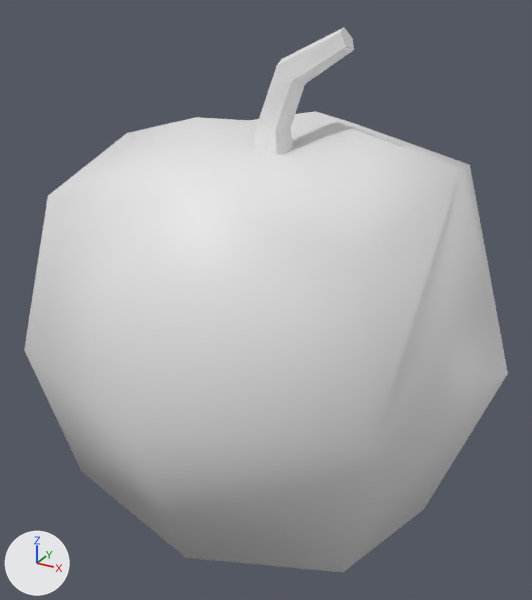
Two versions of the Blender file Assets/_Project/Content/Store/Models/apple.blend, one commit apart.
Both versions are drawn from a camera (50 mm lens) standing at (0.559, -1.047, 0.557) and looking at (-0.009, -0.014, 0.041). The lights are fixed; the arrows at lower left show +X, +Y and +Z.

Objects in the first picture: 'apple'.
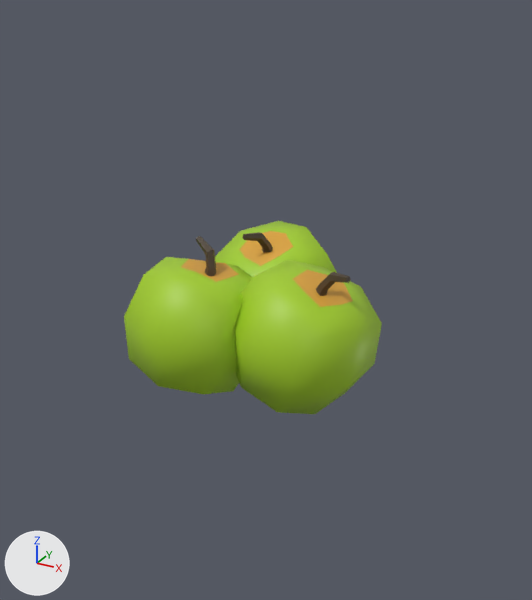
Location of each change, [x1, y1, x2, y2] in pixels of the pictures (532 x 600 px; the box of a moved part takes in the faces that stretch with it):
'apple', reshaped (47% narrower, 64% shorter): before [24, 28, 508, 572]; after [124, 221, 382, 414]
part 1 of me_cube_001, moved or reshaped: before [24, 111, 508, 572]; after [234, 260, 382, 414]
part 2 of me_cube_001, moved or reshaped: before [254, 28, 354, 155]; after [316, 272, 351, 296]
part 3 of me_cube_001, added: after [215, 221, 337, 277]
part 4 of me_cube_001, added: after [243, 232, 273, 253]
part 5 of me_cube_001, added (green): after [124, 257, 253, 394]
part 6 of me_cube_001, added: after [196, 236, 216, 276]

The change, as a list of edits to the scene's bpy script:
```text
Add img_generic_png:
    img_generic_png = load_image('generic.png', '../Materials/generic.png', 256, 256, 'sRGB')
Add mat_generic_png:
    mat_generic_png = principled_material('generic.png')
    mat_generic_png.texture = img_generic_png
Change me_cube_001:
    where me_cube_001.from_pydata(...)  # 62 vertices, 57 faces; spans x -0.406..0.406, y -0.372..0.49, z -0.406..0.406
    used by ob_apple; location = (0.0, 0.0, 0.0); rotation_euler = (1.571, 0.0, 0.0), in degrees (90, 0, 0)
    me_cube_001 part 1: the loose piece of 42 vertices spanning x -0.406..0.406, y -0.372..0.341, z -0.406..0.406 is multiplied about its middle by the matrix ((0.257, 0.109, -0.11), (-0.1, 0.28, 0.043), (0.118, 0.0, 0.276)), then moved by (0.09, 0.033, 0.078), in mat_generic_png (picture img_generic_png)
    me_cube_001 part 2: the loose piece of 20 vertices spanning x -0.042..0.127, y 0.27..0.49, z -0.041..0.033 is multiplied about its middle by the matrix ((0.257, 0.109, -0.11), (-0.1, 0.28, 0.043), (0.118, 0.0, 0.276)), then moved by (0.102, -0.257, 0.085), in mat_generic_png (picture img_generic_png)
    me_cube_001 part 3: the loose piece of 42 vertices spanning x -0.406..0.406, y -0.372..0.341, z -0.406..0.406 is copied, and the copy is multiplied about its middle by the matrix ((-0.142, -0.01, -0.264), (-0.1, 0.28, 0.043), (0.245, 0.108, -0.136)), then moved by (-0.04, 0.033, -0.086), in mat_generic_png (picture img_generic_png); it spans x -0.162..0.082, y -0.092..0.136, z -0.208..0.039
    me_cube_001 part 4: the loose piece of 20 vertices spanning x -0.042..0.127, y 0.27..0.49, z -0.041..0.033 is copied, and the copy is multiplied about its middle by the matrix ((-0.142, -0.01, -0.264), (-0.1, 0.28, 0.043), (0.245, 0.108, -0.136)), then moved by (-0.091, -0.257, -0.029), in mat_generic_png (picture img_generic_png); it spans x -0.067..-0.032, y 0.093..0.147, z -0.066..-0.002
    me_cube_001 part 5: the loose piece of 42 vertices spanning x -0.406..0.406, y -0.372..0.341, z -0.406..0.406 is copied, and the copy is multiplied about its middle by the matrix ((-0.296, 0.047, -0.001), (0.046, 0.292, -0.05), (-0.007, -0.05, -0.296)), then moved by (-0.085, 0.029, 0.112), in mat_generic_png (picture img_generic_png); it spans x -0.204..0.036, y -0.095..0.125, z -0.009..0.231
    me_cube_001 part 6: the loose piece of 20 vertices spanning x -0.042..0.127, y 0.27..0.49, z -0.041..0.033 is copied, and the copy is multiplied about its middle by the matrix ((-0.296, 0.047, -0.001), (0.046, 0.292, -0.05), (-0.007, -0.05, -0.296)), then moved by (-0.121, -0.248, 0.097), in mat_generic_png (picture img_generic_png); it spans x -0.1..-0.059, y 0.094..0.167, z 0.082..0.11
    add me_cube_001.materials.append(mat_generic_png)  # picture img_generic_png
```
